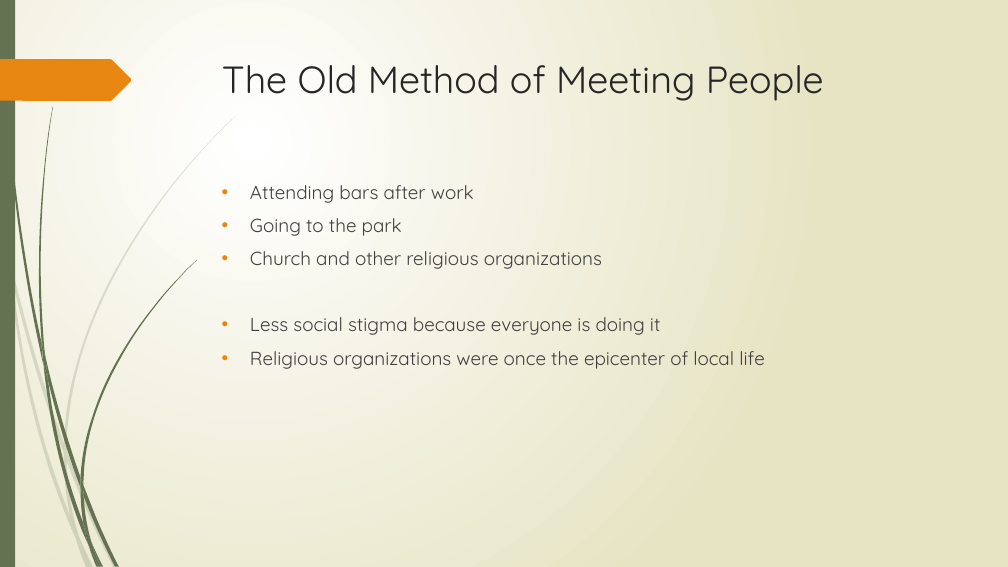
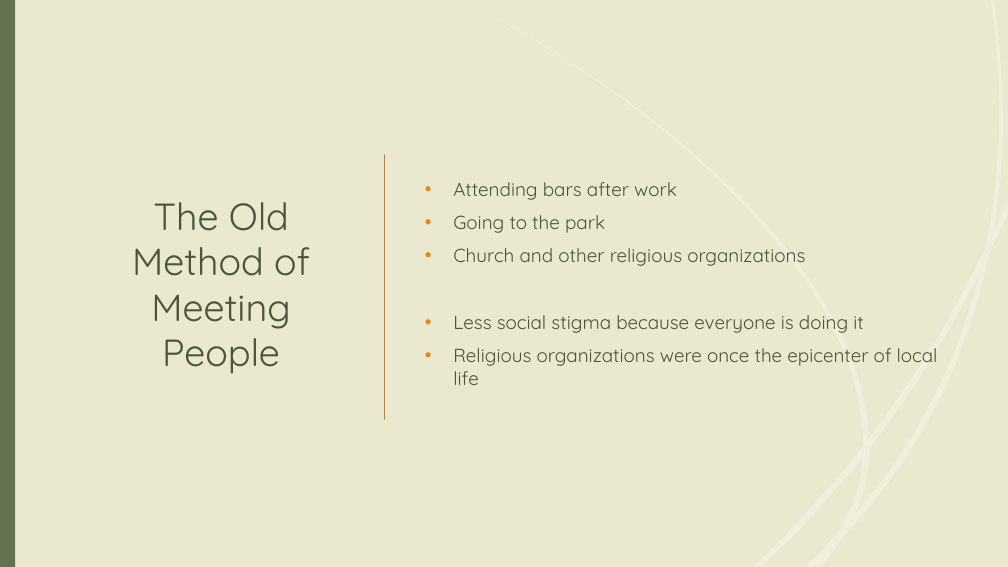
Before and after one commit to tieje/dogen, a slide deck: slide 9 of Presentation/SocialHub_FrancisT_06_23_2020.pptx. Drawn at 1008x567 pixels with LibreOffice and Linux fonts; fonts in the diff are those of the drawing. Boxes give left, top, right and bottom in pixels: in the first picture for what was removed or moved away, otherwise in the second. Text is boxed around its words. In the diff, an @@ line names an element or a change of style, - is before the commit and + after.

```diff
--- a/Presentation/SocialHub_FrancisT_06_23_2020.pptx
+++ b/Presentation/SocialHub_FrancisT_06_23_2020.pptx
@@ background gradient #FFFFFF to #E8E6C4 to #EAE8CF @@
@@ rectangle removed at box(0, 0, 15, 567) @@
@@ rectangle added at box(0, 0, 1008, 567), fill #EAE8CF @@
@@ rectangle added at box(0, 0, 15, 567), fill #647252 @@
@@ title "The Old Method of Meeting ...": place and size @@
-title "The Old Method of Meeting ..." at box(222, 65, 824, 101)
+title "The Old Method of Meeting ..." at box(132, 202, 310, 374)
@@ title "The Old Method of Meeting ..." at box(132, 202, 310, 374): text colour #262626 to #4B563E; alignment left to centre; vertical alignment top to middle @@
@@ text "Attending bars after work": place and size @@
-text "Attending bars after work" at box(250, 185, 765, 369)
+text "Attending bars after work" at box(453, 182, 938, 385)
@@ text "Attending bars after work" at box(453, 182, 938, 385): text colour #404040 to #4B563E; vertical alignment top to middle @@
@@ line added from (385, 155) to (385, 420), #B38648 1.25 pt @@
@@ group removed at box(8, 116, 236, 540): 5 freeform shapes @@
@@ group removed at box(39, 107, 197, 546): 7 freeform shapes @@
@@ group added at box(497, 0, 1008, 566): 12 freeform shapes @@
```
Also in this commit, not shown: 15 other slides changed.
